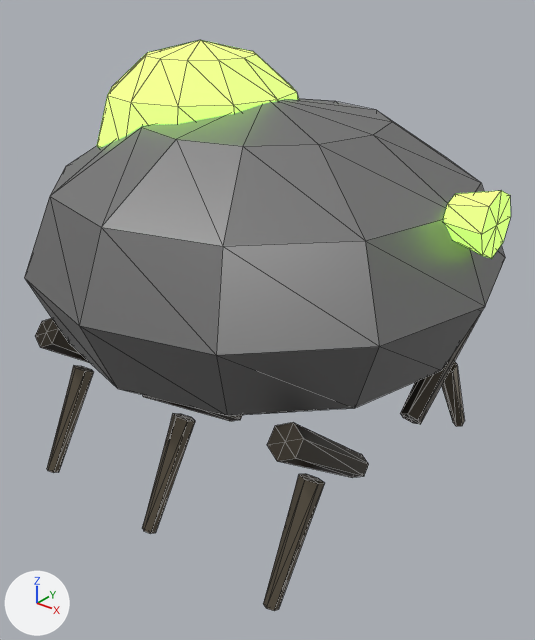
Renders of the glTF model assets/models/bl_spitter.glb from each side of a commit.
The view is the same before and after, from a 50 mm camera at (18.9, -23.5, 21.0) aimed at (0.7, -0.8, 6.9). The axes (+X, +Y, +Z) are drawn at lower left. The lights are the same throughout. The older version comes first. Mesh edges are drawn as thin lines. Vertices at exactly the same position are counted once.

Objects in the first picture: 'body', 'turret'.
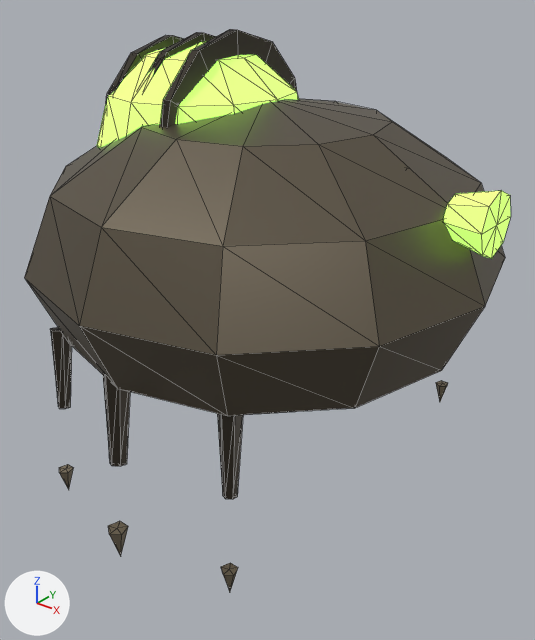
What differs and where, as boxes [x1, y1, x2, y2] in the pictures (535 x 640 px):
'body', reshaped (32% shorter): before [24, 40, 505, 611]; after [24, 29, 505, 416]
'leg_3_b', added: after [103, 375, 130, 556]
    faces in mat_chitindark (brown #3a342b): [103, 375, 130, 466]
    faces in mat_chitinlight (brown #9c8f78): [108, 521, 128, 556]
'leg_5_a', added: after [217, 413, 243, 591]
    faces in mat_chitindark (brown #3a342b): [217, 413, 243, 499]
    faces in mat_chitinlight (brown #9c8f78): [221, 563, 238, 591]
'leg_1_a', added: after [50, 327, 73, 490]
    faces in mat_chitindark (brown #3a342b): [50, 327, 72, 409]
    faces in mat_chitinlight (brown #9c8f78): [59, 464, 73, 490]
'leg_4_b', added (mostly hidden): after [436, 381, 448, 401]
part 1 of me_bodymesh, added: after [160, 29, 297, 127]
part 2 of me_bodymesh, added: after [147, 32, 216, 76]
part 3 of me_bodymesh, deleted: before [35, 313, 481, 611]
part 4 of me_bodymesh, added: after [97, 35, 183, 147]
part 5 of me_bodymesh, recoloured (grey to brown): [24, 99, 505, 416] in both

What the commit changed:
Material 'TeamLight' (mat_teamlight) is new.
Its base color is (0.552, 0.552, 0.552) (light grey #c4c4c4).
Its metallic is 0.7.
Its roughness is 0.42.
Material 'ChitinLight' (mat_chitinlight) is new.
Its base color is (0.332, 0.275, 0.188) (brown #9c8f78).
Its metallic is 0.7.
Its roughness is 0.42.
me_bodymesh is used by ob_body; location (0.0, 0.0, 0.0).
me_bodymesh had 466 vertices, 748 faces and spanned x -10.0..10.0, y -10.0..10.0, z -0.5..18.1.
me_bodymesh now has 592 vertices, 984 faces and spans x -10.0..10.0, y -10.0..10.0, z 3.8..18.6.
me_bodymesh part 1: a new loose piece, a 12-sided cylinder along x spanning x -1.8..-1.4, y -4.4..4.4, z 9.8..18.6, in mat_chitindark (brown #3a342b).
me_bodymesh part 2: a new loose piece, a 12-sided cylinder along x spanning x -3.6..-3.2, y -4.2..4.2, z 10.0..18.4, in mat_chitindark (brown #3a342b).
me_bodymesh part 3: 12 loose pieces with 176 vertices, spanning x -7.1..7.1, y -8.1..8.1, z -0.5..7.1, are deleted.
me_bodymesh part 4: 186 vertices added at x -5.5..5.1, y -6.6..6.6, z 9.8..18.2.
me_bodymesh part 5: 120 faces spanning x -10.0..10.0, y -10.0..10.0, z 3.8..16.2 switch from mat_team (grey #8f8f8f) to mat_chitin (brown #6d6455).
Other edits to the shape of me_bodymesh do not show in these pictures.
me_bodymesh gains material mat_chitinlight (brown #9c8f78).
me_bodymesh gains material mat_teamlight (light grey #c4c4c4).
Mesh me_leg_5_amesh is new.
It has 75 vertices, 130 faces and spans x -1.66..0.9, y -5.45..0.75, z -8.1..2.89.
Faces by material slot: [60, 24, 46].
It uses material mat_chitindark (brown #3a342b).
It uses material mat_chitin (brown #6d6455).
It uses material mat_chitinlight (brown #9c8f78).
Mesh me_leg_4_bmesh is new.
It has 75 vertices, 130 faces and spans x -1.66..0.9, y -0.75..5.39, z -8.1..2.89.
Faces by material slot: [60, 24, 46].
It uses material mat_chitindark (brown #3a342b).
It uses material mat_chitin (brown #6d6455).
It uses material mat_chitinlight (brown #9c8f78).
Mesh me_leg_3_bmesh is new.
It has 75 vertices, 130 faces and spans x -2.08..1.12, y -6.81..0.94, z -8.12..3.61.
Faces by material slot: [60, 24, 46].
It uses material mat_chitindark (brown #3a342b).
It uses material mat_chitin (brown #6d6455).
It uses material mat_chitinlight (brown #9c8f78).
Mesh me_leg_1_amesh is new.
It has 75 vertices, 130 faces and spans x -1.66..0.9, y -5.45..0.75, z -8.1..2.89.
Faces by material slot: [60, 24, 46].
It uses material mat_chitindark (brown #3a342b).
It uses material mat_chitin (brown #6d6455).
It uses material mat_chitinlight (brown #9c8f78).
Object 'leg_5_a' (ob_leg_5_a) is new; it shows me_leg_5_amesh.
Its location is (4.5, -3.33, 8.0).
Object 'leg_4_b' (ob_leg_4_b) is new; it shows me_leg_4_bmesh.
Its location is (4.5, 3.33, 8.0).
Object 'leg_3_b' (ob_leg_3_b) is new; it shows me_leg_3_bmesh.
Its location is (-0.25, -3.33, 8.0).
Object 'leg_1_a' (ob_leg_1_a) is new; it shows me_leg_1_amesh.
Its location is (-5.0, -3.33, 8.0).
